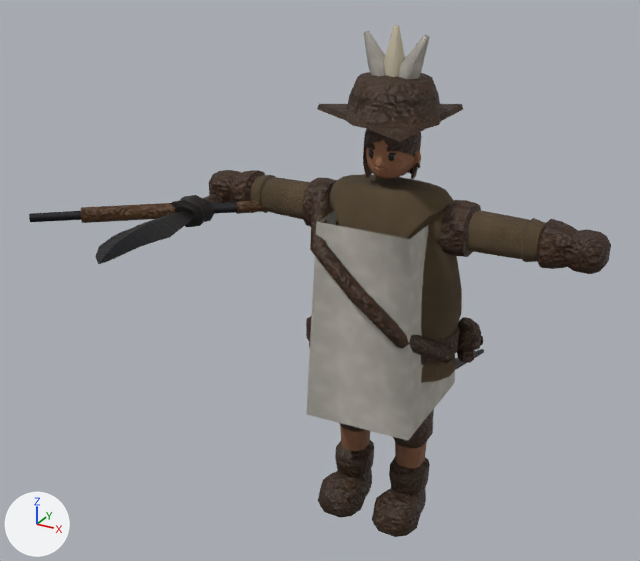
The glTF model csharp/Unciv.Godot/Packs/units/models/unit/Carolean.glb as it was, and as the next commit left it.
One viewpoint serves both versions: a 50 mm lens placed at (0.643, -1.441, 1.21), pointed at (-0.131, -0.034, 0.507). The axes (+X, +Y, +Z) are drawn at lower left. The lights are the same throughout. The picture after the commit comes second. Where no turn or scale is listed for an object, it has been applied to the vertices. Vertices at exactly the same position are counted once.

Before the edit, the objects in view are built like this:
```python
me_mesh_knife = bpy.data.meshes.new('Mesh_Knife')
me_mesh_knife.from_pydata(...)  # 88 vertices, 172 faces; spans x -0.045..0.052, y -0.366..0.084, z -0.028..0.028
# faces by material slot: [156, 16]
me_mesh_knife.materials.append(mat_iron)
me_mesh_knife.materials.append(mat_leather)
me_mesh_musket = bpy.data.meshes.new('Mesh_Musket')
me_mesh_musket.from_pydata(...)  # 60 vertices, 108 faces; spans x -0.299..0.188, y -0.263..0.156, z -0.016..0.016
# faces by material slot: [48, 60]
me_mesh_musket.materials.append(mat_iron)
me_mesh_musket.materials.append(mat_leather)
me_mesh_skinned = bpy.data.meshes.new('Mesh_skinned')
me_mesh_skinned.from_pydata(...)  # 2560 vertices, 4751 faces; spans x -0.401..0.401, y -0.143..0.361, z 0.011..1.01
# faces by material slot: [1086, 2972, 403, 138, 92, 30, 30]
me_mesh_skinned.materials.append(mat_wool)
me_mesh_skinned.materials.append(mat_leather)
me_mesh_skinned.materials.append(mat_skin)
me_mesh_skinned.materials.append(mat_dark)
me_mesh_skinned.materials.append(mat_teamcolor)
me_mesh_skinned.materials.append(mat_bone)
me_mesh_skinned.materials.append(mat_iron)
ob_knife = bpy.data.objects.new('Knife', me_mesh_knife)
ob_knife.location = (-0.37, -0.049, 0.637)
ob_musket = bpy.data.objects.new('Musket', me_mesh_musket)
ob_musket.location = (-0.324, -0.044, 0.637)
ob_warrior = bpy.data.objects.new('Warrior', me_mesh_skinned)
ob_warrior.location = (0.0, 0.0, -0.011)
```
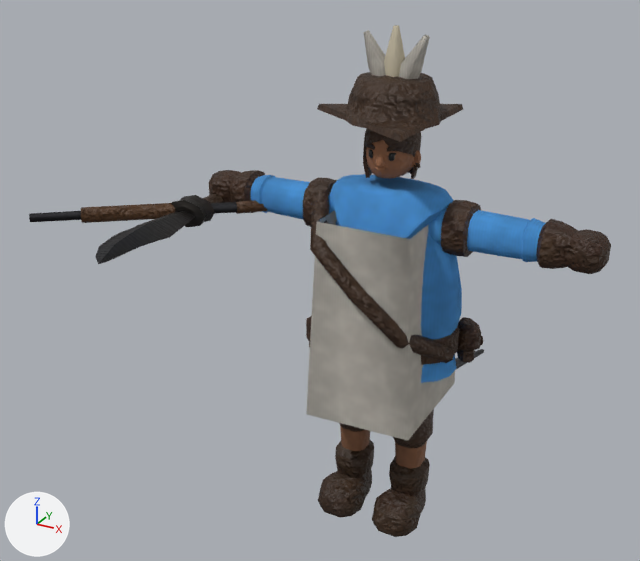
Pixel boxes [x1, y1, x2, y2] of what changed, in the pictures (640 x 561 px):
part 1 of me_mesh_skinned, recoloured (brown to blue)
    both: [251, 174, 545, 383]

The change, as a diff of the scene's bpy script:
```diff
--- a/csharp/Unciv.Godot/Packs/units/models/unit/Carolean.glb.py
+++ b/csharp/Unciv.Godot/Packs/units/models/unit/Carolean.glb.py
@@ me_mesh_skinned @@
 me_mesh_skinned.from_pydata(...)  # 2560 vertices, 4751 faces; spans x -0.401..0.401, y -0.143..0.361, z 0.011..1.01
 # used by ob_warrior; location = (0.0, 0.0, -0.011)
+# me_mesh_skinned part 1: 1086 faces centred in x -0.281..0.281, y -0.092..0.093, z 0.364..0.728 are repainted in the vertex colours; the middle colour goes from brown #5c4b35 to blue #4b9ae0
 me_mesh_skinned.materials.append(mat_wool)
```
